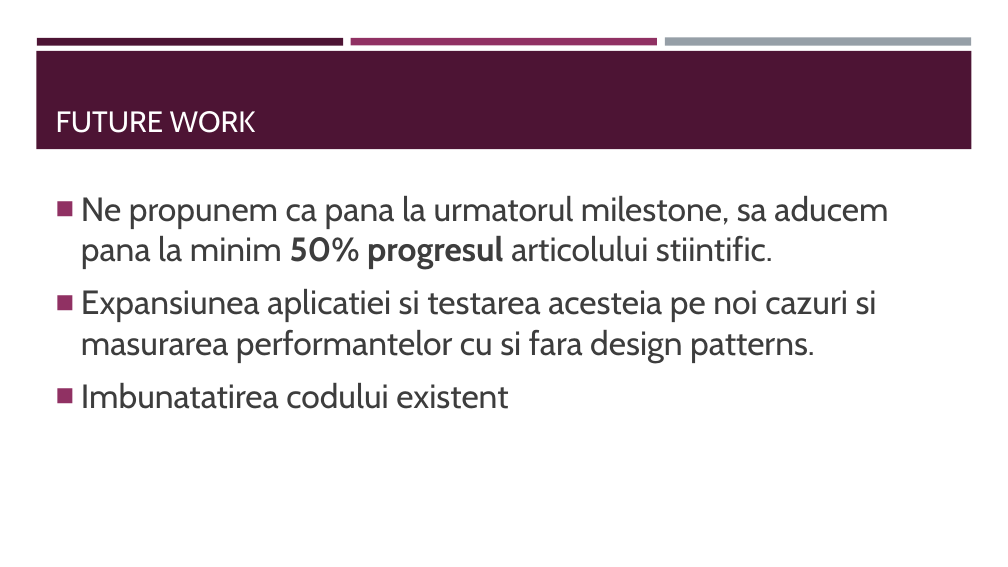
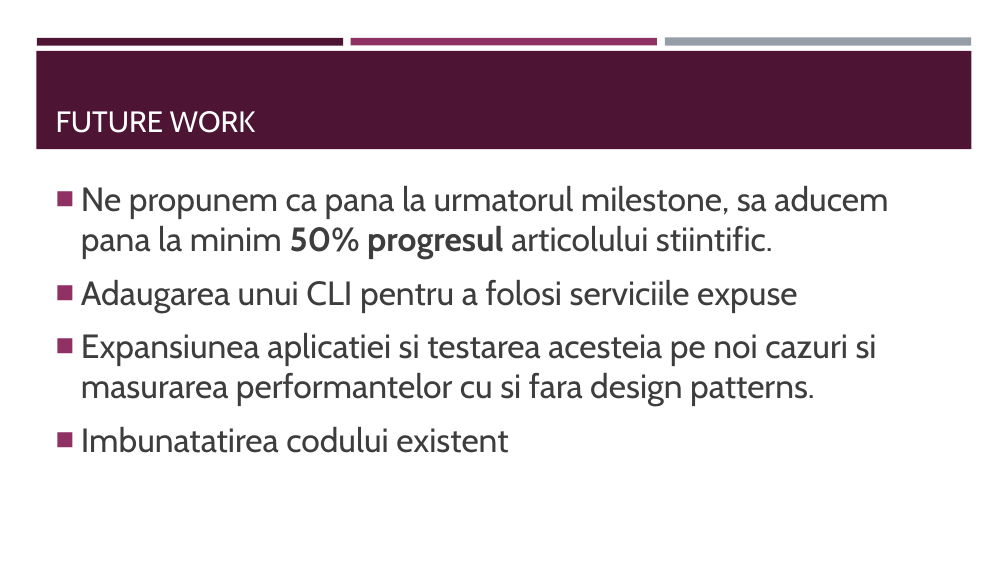
Before and after one commit to siot12/SASPS-Project, a slide deck: slide 5 of docs/Milestone 2.pptx. Drawn at 1008x567 pixels with LibreOffice and Linux fonts; fonts in the diff are those of the drawing. Boxes give left, top, right and bottom in pixels: in the first picture for what was removed or moved away, otherwise in the second. Text is boxed around its words. In the diff, an @@ line names an element or a change of style, - is before the commit and + after.

Commit message:
pptx uptate

```diff
--- a/docs/Milestone 2.pptx
+++ b/docs/Milestone 2.pptx
@@ text "Ne propunem ca pana la ...": place and size @@
-text "Ne propunem ca pana la ..." at bbox=[81, 196, 888, 409]
+text "Ne propunem ca pana la ..." at bbox=[81, 186, 888, 453]
@@ text at bbox=[81, 280, 797, 313]: paragraph added @@
+■ Adaugarea unui CLI pentru a folosi serviciile expuse
```
